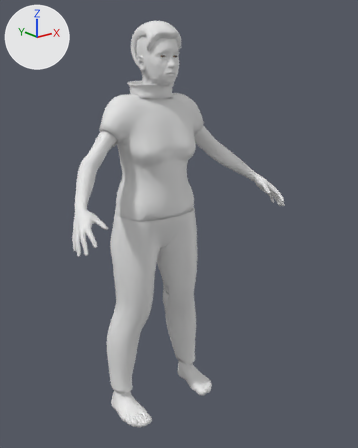
Two versions of the glTF model corpos/corpo-idoso-f-magro.glb, one commit apart.
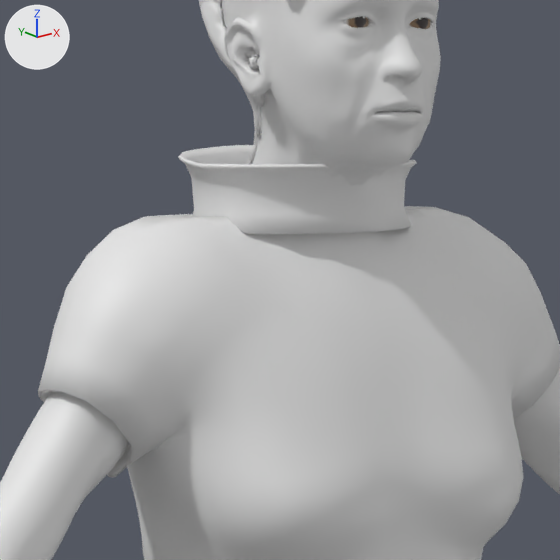
The first picture shows the older version from a camera (50 mm lens) standing at (-1.314, -1.716, 0.731) and looking at (0.066, 0.008, 0.042). The close-ups show the older and then the newer version on the part from 26% to 57% of the width and 11% to 36% of the height of that picture. Only the edits that show in the close-ups are written down. The lights are fixed; the arrows at upper left show +X, +Y and +Z.

Script lines for the objects in view, before the commit:
```python
me_cabelo_027 = bpy.data.meshes.new('cabelo.027')
me_cabelo_027.from_pydata(...)  # 2298 vertices, 4500 faces; spans x -0.088..0.088, y -0.029..0.197, z 0.62..0.921
me_gola_027 = bpy.data.meshes.new('gola.027')
me_gola_027.from_pydata(...)  # 480 vertices, 960 faces; spans x -0.108..0.108, y 0.025..0.204, z 0.612..0.681
me_pele_027 = bpy.data.meshes.new('pele.027')
me_pele_027.from_pydata(...)  # 13380 vertices, 26756 faces; spans x -0.56..0.56, y -0.24..0.24, z -0.9..0.9
ob_cabelo = bpy.data.objects.new('cabelo', me_cabelo_027)
ob_cabelo.location = (0.0, 0.0, 0.0)
ob_gola = bpy.data.objects.new('gola', me_gola_027)
ob_gola.location = (0.0, 0.0, 0.0)
ob_pele = bpy.data.objects.new('pele', me_pele_027)
ob_pele.location = (0.0, 0.0, 0.0)
# also in view: 'camiseta' at (0.0, 0.105, 0.36)
```
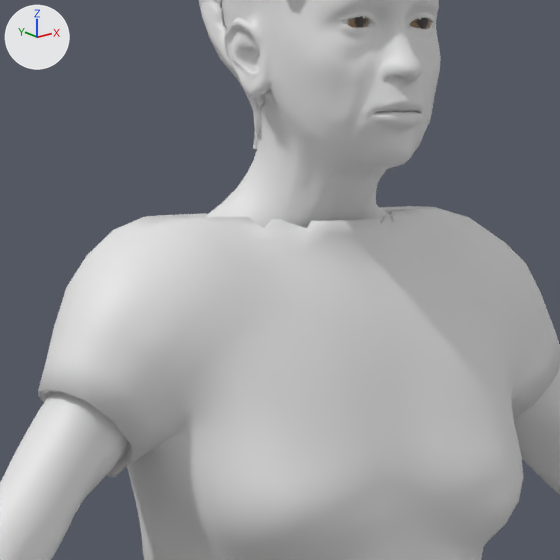
The change, as a list of edits to the scene's bpy script:
```text
Remove ob_gola:
    ob_gola = bpy.data.objects.new('gola', me_gola_027)
    ob_gola.location = (0.0, 0.0, 0.0)
```

Boxes [x1, y1, x2, y2] around the edits, measured in the close-ups (560 x 560 px):
'gola', deleted: before [178, 145, 417, 234]
